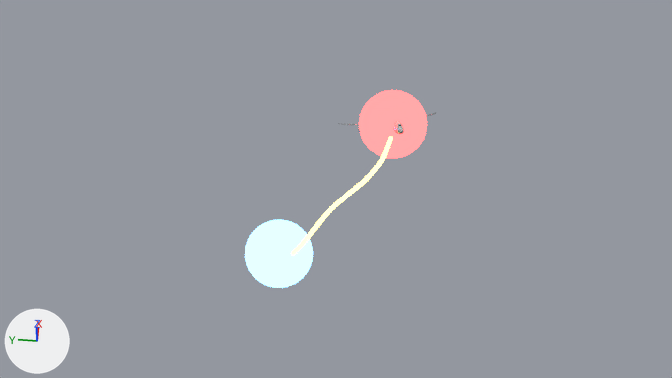
Before and after pictures for a commit that changed the Blender file Untitled.blend.
One viewpoint serves both versions: the file's camera 'Camera_T3'. Lighting does not change. The marker at lower left points along +X, +Y and +Z. The first picture is the older version.

Names of what the first picture shows: 'FlightRoute', 'Marker_Dest', 'Marker_Origin' and 1 more.
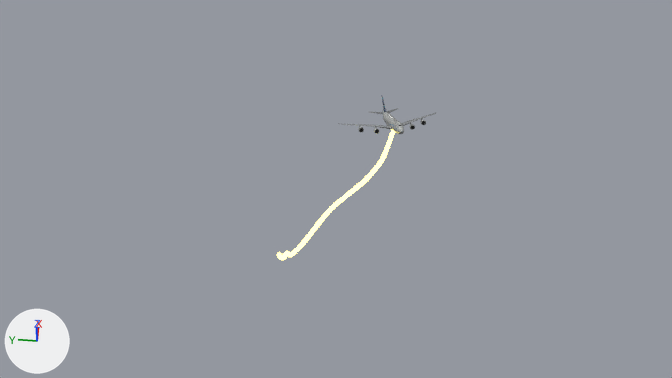
The edits, one by one:
Object 'Marker_Origin' (ob_marker_origin) is deleted.
Object 'Marker_Dest' (ob_marker_dest) is deleted.

Where the change shows, as pixel boxes (x1, y1, x2, y2) in the pictures (672 x 378 px):
'Marker_Dest', deleted: before (245, 220, 313, 288)
'Marker_Origin', deleted (red): before (359, 90, 427, 158)
